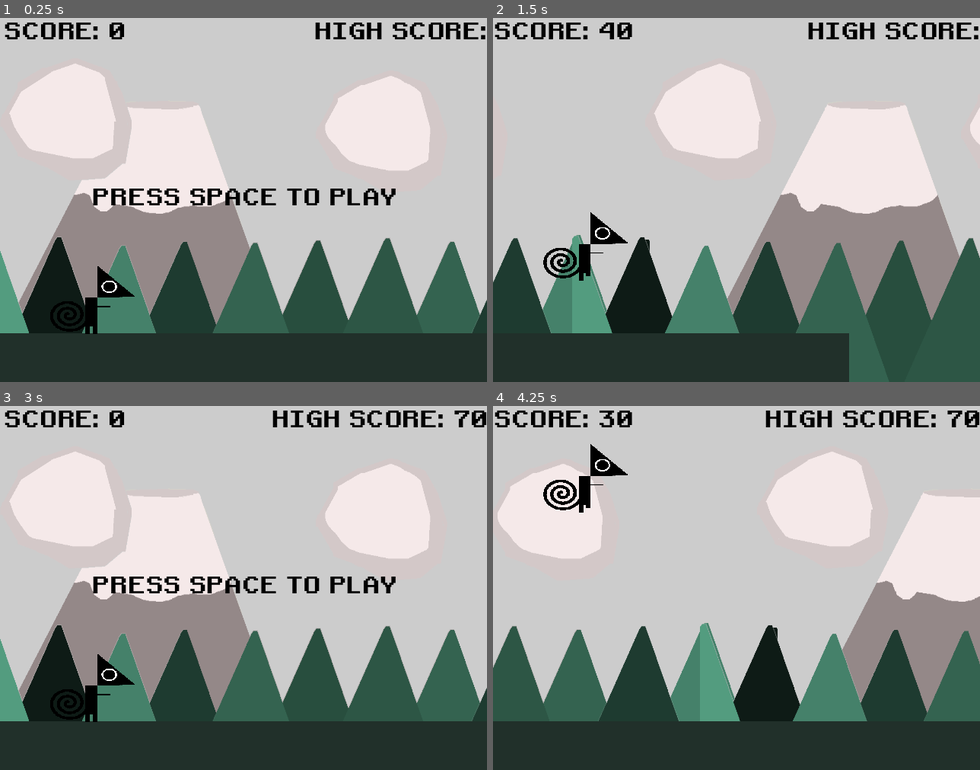
Above: before the commit, frames 1-4 (two rows, left to right).
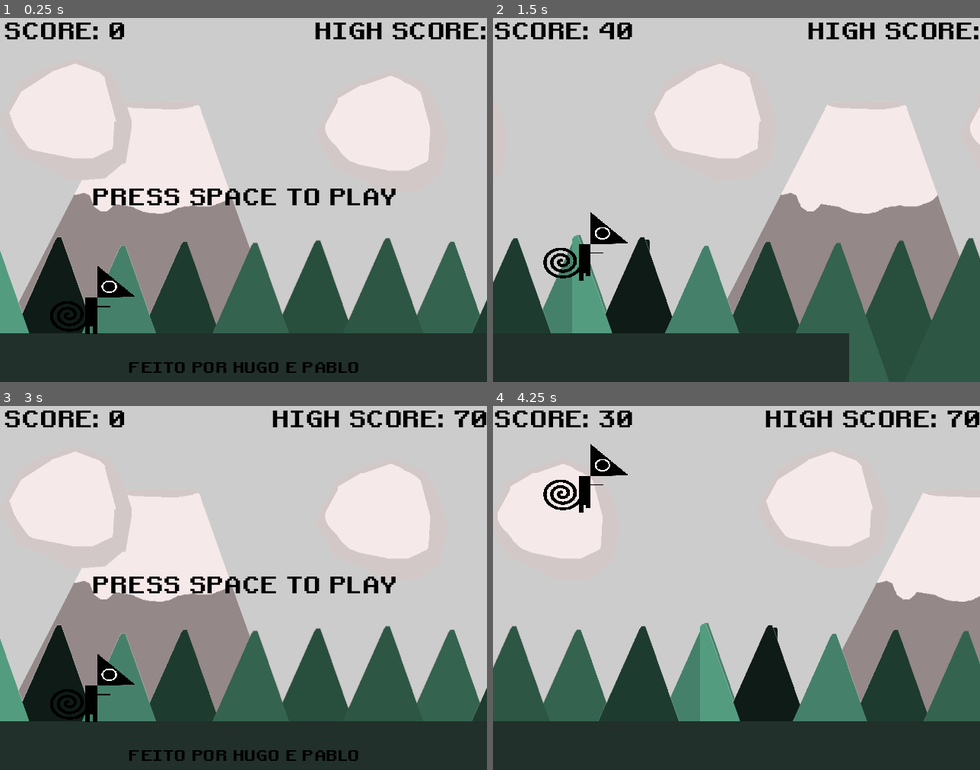
Above: after the commit, the same moments.

Repository: hhsoares/entrance_exam_game
Game: Godot game, scene res://scenes/main.tscn
Two runs of this game, one before a commit and one after it. Both use one fixed random seed, a clock stepped at 60 frames per second and the inputs below.
Inputs:
- Up to frame 1 (0.25 s): no input
- Up to frame 2 (1.5 s): tap Space at 0.5 s; hold Enter (ui_accept) 0.53-1.28 s; tap Enter (ui_accept) at 1.35 s
- Up to frame 3 (3 s): tap Enter (ui_accept) at 1.52, 1.82 s; hold Down (ui_down) 2.03-2.75 s; hold Enter (ui_accept) 2.03-2.75 s; click "PRESS R TO RESTART" at 2.75 s
- Up to frame 4 (4.25 s): tap Space at 3.5 s; tap Enter (ui_accept) at 3.6, 3.77, 4.07 s

The runs differ from the first frame. In frame 1, 0.6% of the frame differs, in the area x 26-74%, y 94-98%; in frame 2, nothing differs; in frame 3, 0.6%; in frame 4, nothing differs.

Commit message:
added credits

Diff:
--- a/scenes/hud.tscn
+++ b/scenes/hud.tscn
@@ -44,3 +44,21 @@
 theme_override_fonts/font = ExtResource("1_bcjxt")
 theme_override_font_sizes/font_size = 15
 text = "HIGH SCORE:"
+
+[node name="CreditsLabel" type="Label" parent="."]
+texture_filter = 1
+anchors_preset = 7
+anchor_left = 0.5
+anchor_top = 1.0
+anchor_right = 0.5
+anchor_bottom = 1.0
+offset_left = -76.0
+offset_top = -16.0
+offset_right = 76.0
+grow_horizontal = 2
+grow_vertical = 0
+theme_override_colors/font_color = Color(0, 0, 0, 1)
+theme_override_fonts/font = ExtResource("1_bcjxt")
+theme_override_font_sizes/font_size = 10
+text = "FEITO POR HUGO E PABLO"
+horizontal_alignment = 1
--- a/scenes/main.gd
+++ b/scenes/main.gd
@@ -49,7 +49,9 @@
 	$Ground.position = Vector2i(0, 0)
 
 	$HUD.get_node("StartLabel").show()
+	$HUD.get_node("CreditsLabel").show()
 	$GameOver.hide()
+
 
 # Called every frame. 'delta' is the elapsed time since the previous frame.
 func _process(delta):
@@ -78,6 +80,7 @@
 		if Input.is_action_pressed("ui_accept"):
 			game_running = true
 			$HUD.get_node("StartLabel").hide()
+			$HUD.get_node("CreditsLabel").hide()
 
 func generate_obs():
 	if obstacles.is_empty() or last_obs.position.x < score + randi_range(30, 50):
